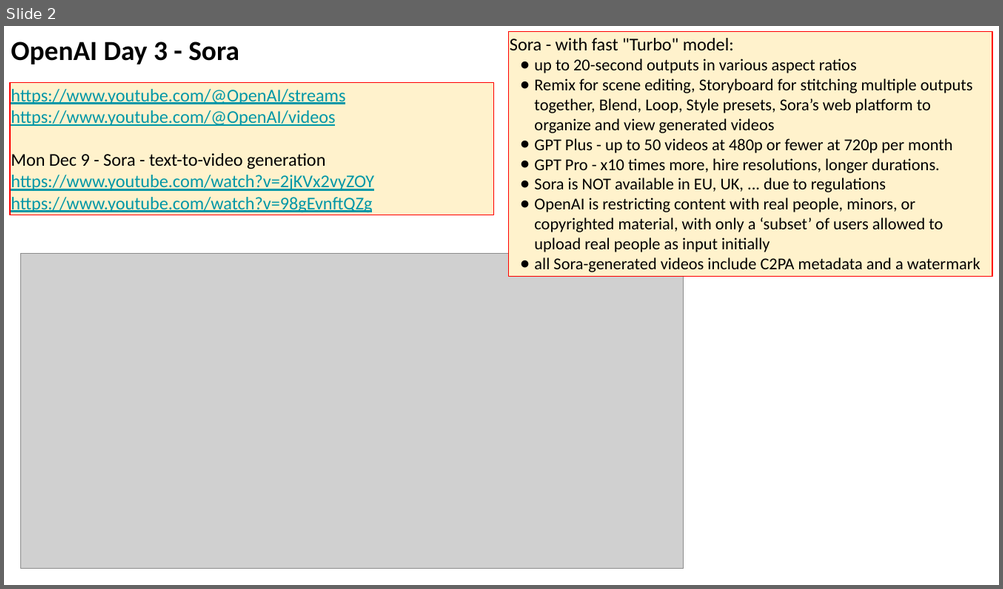
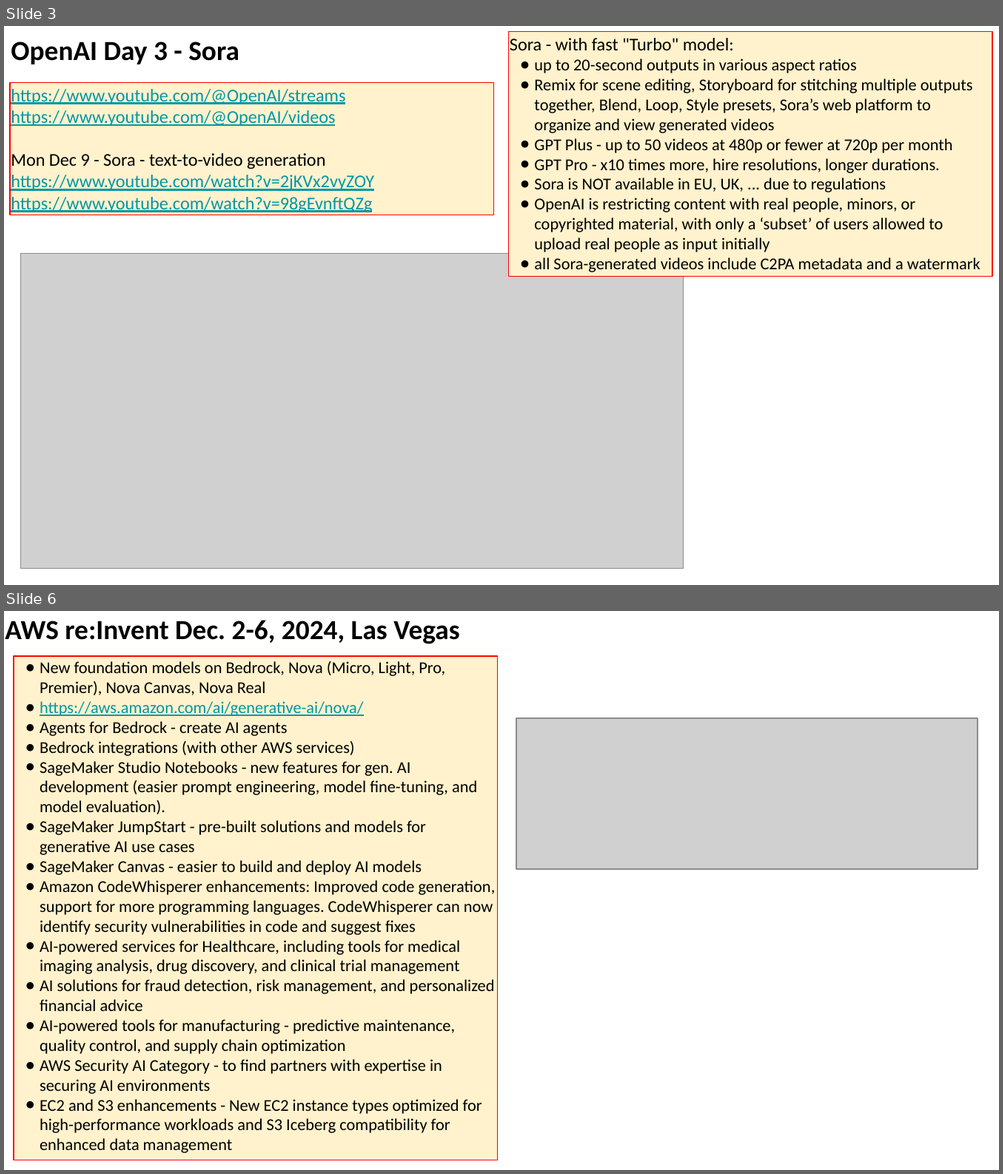
Before and after one commit to lselector/seminar, a slide deck: 2024/2024-12-13-AI-Updates.pptx. Shown one above the other, each under a label of ours: slide 2 before the commit, slides 3 and 6 after it; the slides between them are not shown. The pictures are 1003x589 and 1003x1174 pixels, drawn with LibreOffice and Linux fonts; fonts in the diff are those of the drawing; grey boxes stand for pictures. Boxes give left, top, right and bottom in pixels: in the first picture for what was removed or moved away, otherwise in the second. Text is boxed around its words. In the diff, an @@ line names an element or a change of style, - is before the commit and + after.

```diff
--- a/2024/2024-12-13-AI-Updates.pptx
+++ b/2024/2024-12-13-AI-Updates.pptx
@@ slide 6 added at [4,611,999,1170], background #FFFFFF @@
@@ text added at [5,620,459,644], 20 pt, text #000000, bold @@
+AWS re:Invent Dec. 2-6, 2024, Las Vegas
@@ rectangle added at [14,655,498,1160], fill #FFF2CC, outline #FF0000 0.75 pt, 12 pt, text #000000 @@
+● New foundation models on Bedrock, Nova (Micro, Light, Pro, Premier), Nova Canvas, Nova Real
+● https://aws.amazon.com/ai/generative-ai/nova/
+● Agents for Bedrock - create AI agents
+● Bedrock integrations (with other AWS services)
+● SageMaker Studio Notebooks - new features for gen. AI development (easier prompt engineering, model fine-tuning, and model evaluation).
+● SageMaker JumpStart - pre-built solutions and models for generative AI use cases
+● SageMaker Canvas - easier to build and deploy AI models
+● Amazon CodeWhisperer enhancements: Improved code generation, support for more programming languages. CodeWhisperer can now identify security vulnerabilities in code and suggest fixes
+● AI-powered services for Healthcare, including tools for medical imaging analysis, drug discovery, and clinical trial management
+● AI solutions for fraud detection, risk management, and personalized financial advice
+● AI-powered tools for manufacturing - predictive maintenance, quality control, and supply chain optimization
+● AWS Security AI Category - to find partners with expertise in securing AI environments
+● EC2 and S3 enhancements - New EC2 instance types optimized for high-performance workloads and S3 Iceberg compatibility for enhanced data management
@@ picture added at [516,718,976,869] @@
@@ what was slide 2 is now slide 3 @@
```
Also in this commit, not shown: 13 slides changed, 3 other slides added, 4 slides removed.
